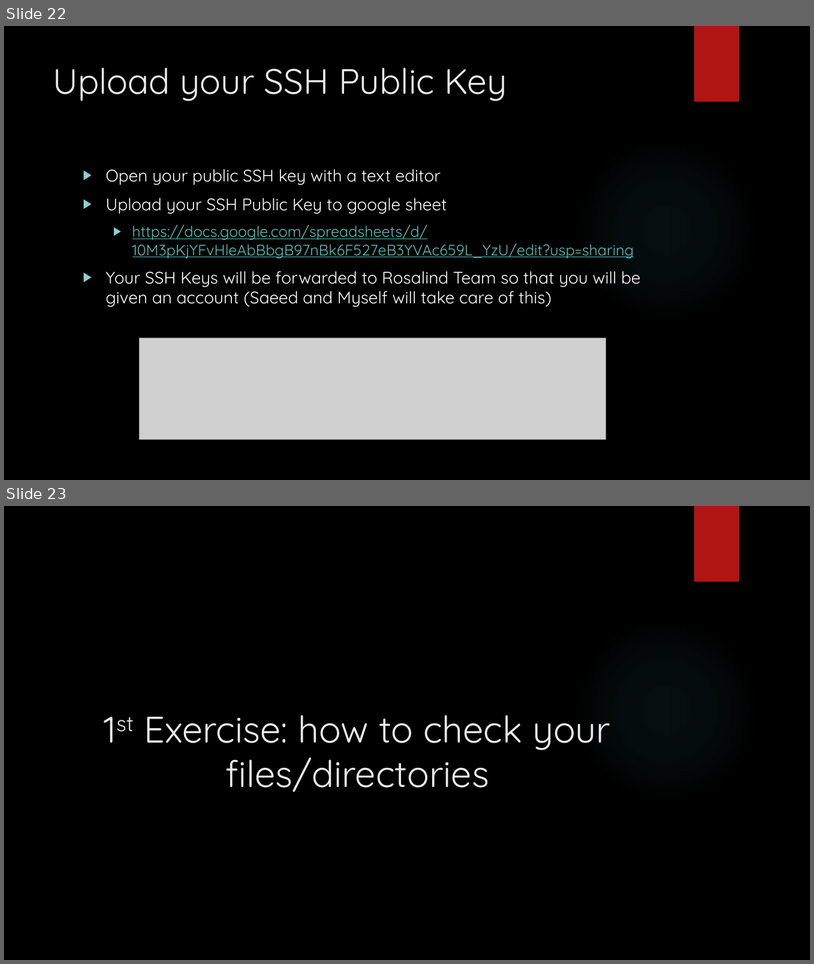
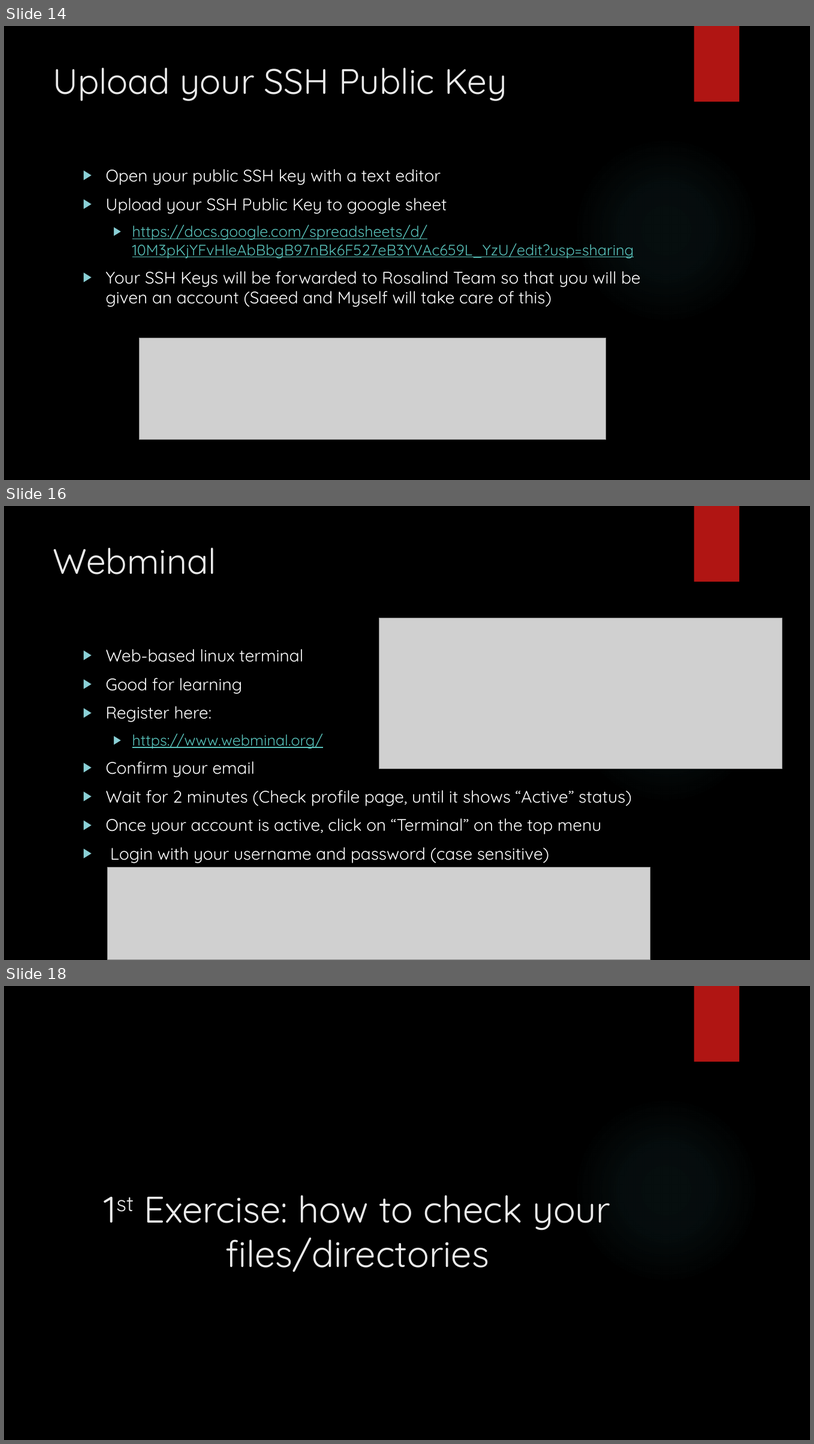
Before and after one commit to muharif/MicrobiomeKCL2020, a slide deck: IntroToLinux.pptx. Shown one above the other, each under a label of ours: slides 22 and 23 before the commit, slides 14, 16 and 18 after it; the slides between them are not shown. The pictures are 814x964 and 814x1444 pixels, drawn with LibreOffice and Linux fonts; fonts in the diff are those of the drawing; grey boxes stand for pictures; background and template pictures are left out. Boxes give left, top, right and bottom in pixels: in the first picture for what was removed or moved away, otherwise in the second. Text is boxed around its words. In the diff, an @@ line names an element or a change of style, - is before the commit and + after.

```diff
--- a/IntroToLinux.pptx
+++ b/IntroToLinux.pptx
@@ slide 16 added at (x1=4, y1=506, x2=810, y2=960), background picture (left out); not listed: 2 template elements that a slide beside it also shows @@
@@ title added at (x1=53, y1=547, x2=216, y2=574), 42 pt, text #EBEBEB @@
+Webminal
@@ picture added at (x1=379, y1=618, x2=783, y2=769) @@
@@ text added at (x1=106, y1=649, x2=632, y2=863), 20 pt, text #FFFFFF @@
+▶ Web-based linux terminal
+▶ Good for learning
+▶ Register here:
+  ▶ https://www.webminal.org/
+▶ Confirm your email
+▶ Wait for 2 minutes (Check profile page, until it shows “Active” status)
+▶ Once your account is active, click on “Terminal” on the top menu
+▶ Login with your username and password (case sensitive)
@@ picture added at (x1=107, y1=867, x2=651, y2=960) @@
@@ what was slide 22 is now slide 14 @@
@@ what was slide 23 is now slide 18 @@
```
Also in this commit, not shown: 1 slide changed, 4 other slides added.
